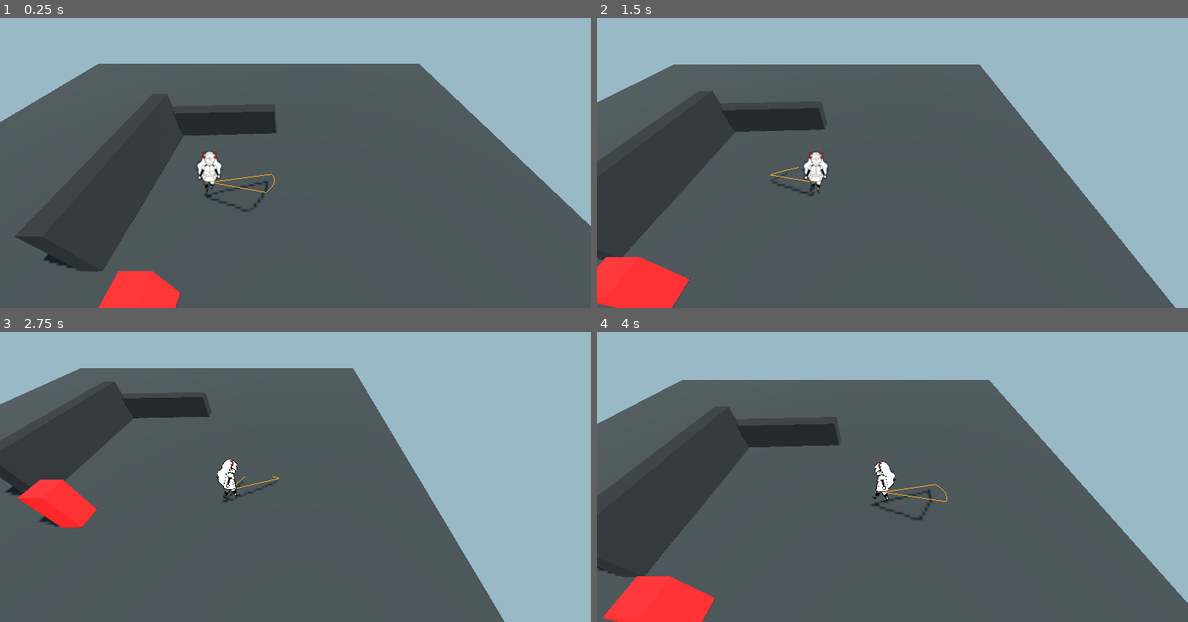
Above: before the commit, frames 1-4 (two rows, left to right).
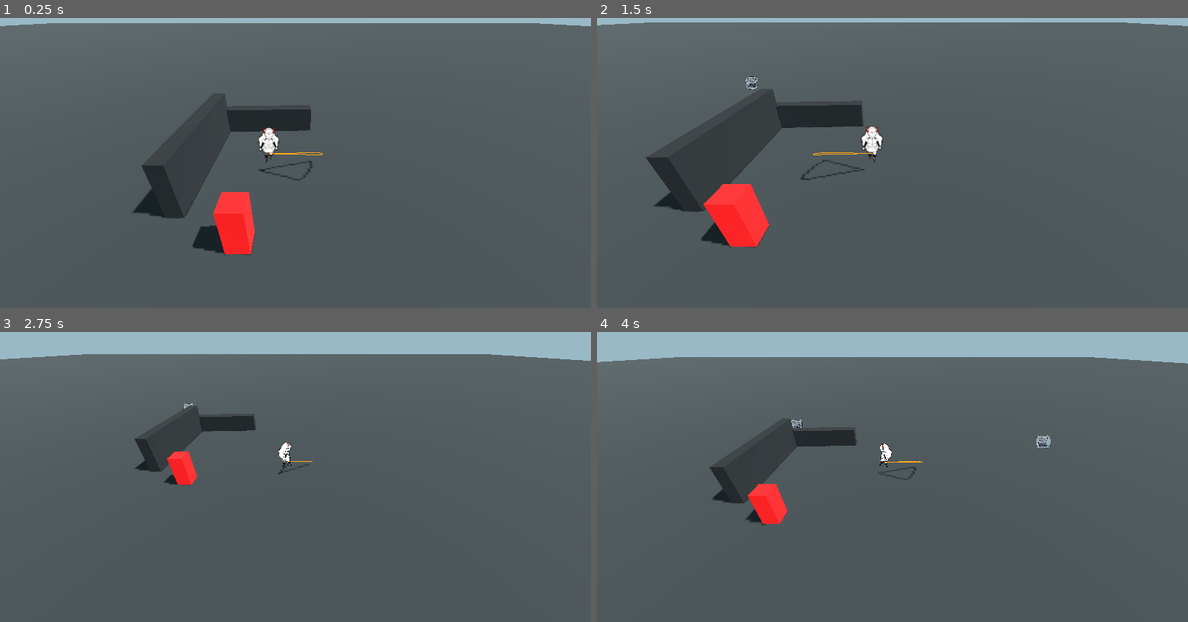
Above: after the commit, the same moments.

Repository: MuriloScalconSantos/GameJamPlus_2026
Game: Godot game, scene res://Scenes/mundo_teste.tscn
The game is run twice, just before and just after one commit, with the same random seed, the same clock (stepped at 60 frames per second) and the same inputs.
Inputs (mouse positions are in pixels of both pictures, inside the frame that each line leads up to):
- Up to frame 1 (0.25 s): no input
- Up to frame 2 (1.5 s): tap Enter at 0.5 s; move the mouse to (1022, 125) at 0.52 s; press the mouse at (1022, 125) at 0.53 s; hold D 0.53-1.28 s; move the mouse to (774, 157) at 1.27 s; release the mouse at (774, 157) at 1.28 s; hold S from 1.28 s (still down); click (774, 157) at 1.35 s
- Up to frame 3 (2.75 s): move the mouse to (354, 384) at 2.02 s; release S at 2.03 s; press the mouse at (354, 384) at 2.03 s; hold D from 2.03 s (still down)
- Up to frame 4 (4 s): move the mouse to (862, 523) at 2.77 s; release D at 2.78 s; release the mouse at (862, 523) at 2.78 s; hold W 2.78-3.53 s; click (862, 523) at 2.85 s; move the mouse to (1069, 506) at 3.52 s; press the mouse at (1069, 506) at 3.53 s; hold A from 3.53 s (still down)

The runs differ from the first frame. In frame 1, 36% of the frame differs, in the area x 0-100%, y 1-100%; in frame 2, 43%; in frame 3, 39%; in frame 4, 35%.

Commit message:
aaaaaa pra karal
pv, inimigo, empurar e camera tudo baby

Diff:
--- a/Scenes/mundo_teste.tscn
+++ b/Scenes/mundo_teste.tscn
@@ -1,6 +1,8 @@
 [gd_scene format=3 uid="uid://c68libqy6s458"]
 
 [ext_resource type="PackedScene" uid="uid://b16475ajm6rpp" path="res://player/Player2.tscn" id="1_ebs18"]
+[ext_resource type="Script" uid="uid://bomer04lukyeq" path="res://spawner.gd" id="2_bmojv"]
+[ext_resource type="PackedScene" uid="uid://dw23kos0nwqal" path="res://inimigo.tscn" id="3_puaij"]
 
 [sub_resource type="Environment" id="Environment_3fsuj"]
 background_mode = 1
@@ -10,8 +12,10 @@
 albedo_color = Color(0.192032, 0.199781, 0.200824, 1)
 
 [sub_resource type="PlaneMesh" id="PlaneMesh_7uiq5"]
+size = Vector2(20, 20)
 
 [sub_resource type="BoxShape3D" id="BoxShape3D_4r3th"]
+size = Vector3(20, 1, 20)
 
 [sub_resource type="StandardMaterial3D" id="StandardMaterial3D_c6p0m"]
 albedo_color = Color(0.145266, 0.145266, 0.145266, 1)
@@ -87,3 +91,8 @@
 
 [node name="CollisionShape3D" type="CollisionShape3D" parent="Ambiente/bloco2/StaticBody3D" unique_id=1136265419]
 shape = SubResource("ConcavePolygonShape3D_ml3pm")
+
+[node name="EnemySpawn" type="Node3D" parent="." node_paths=PackedStringArray("player")]
+script = ExtResource("2_bmojv")
+player = NodePath("../Player")
+enemy_scene = ExtResource("3_puaij")
--- /dev/null
+++ b/Sprites/Slime/SlimeAnimations.tres
@@ -0,0 +1,39 @@
+[gd_resource type="SpriteFrames" format=3]
+
+[ext_resource type="Texture2D" path="res://Sprites/Slime/walk_1.png" id="1_walk1"]
+[ext_resource type="Texture2D" path="res://Sprites/Slime/walk_2.png" id="2_walk2"]
+[ext_resource type="Texture2D" path="res://Sprites/Slime/attack_1.png" id="3_attack1"]
+[ext_resource type="Texture2D" path="res://Sprites/Slime/attack_2.png" id="4_attack2"]
+
+[resource]
+animations = [{
+"frames": [{
+"duration": 1.0,
+"texture": ExtResource("3_attack1")
+}, {
+"duration": 1.0,
+"texture": ExtResource("4_attack2")
+}],
+"loop": false,
+"name": &"attack",
+"speed": 1.666667
+}, {
+"frames": [{
+"duration": 1.0,
+"texture": ExtResource("1_walk1")
+}],
+"loop": true,
+"name": &"idle",
+"speed": 1.0
+}, {
+"frames": [{
+"duration": 1.0,
+"texture": ExtResource("1_walk1")
+}, {
+"duration": 1.0,
+"texture": ExtResource("2_walk2")
+}],
+"loop": true,
+"name": &"walk",
+"speed": 1.8
+}]
--- /dev/null
+++ b/inimigo.gd
@@ -0,0 +1,146 @@
+extends CharacterBody3D
+## Slime: persegue o jogador, pulsa ao andar e dá uma cabeçada telegrafada.
+
+signal cabecada_iniciada
+signal cabecada_terminada(acertou: bool)
+
+@export_group("Movimento")
+@export var speed: float = 3.0
+@export var max_health: float = 10.0
+
+@export_group("Cabeçada")
+@export var attack_range: float = 1.45
+@export var hit_range: float = 1.75
+@export var attack_damage: float = 10.0
+@export var attack_duration: float = 1.2
+@export var attack_cooldown: float = 1.3
+@export var lunge_speed: float = 1.5
+
+var player: CharacterBody3D
+var health: float
+var _attacking := false
+var _attack_time := 0.0
+var _cooldown_left := 0.0
+var _hit_done := false
+var _attack_direction := Vector3.ZERO
+var _walk_time := 0.0
+
+@onready var sprite: AnimatedSprite3D = $Sprite3D
+
+
+func _ready() -> void:
+	health = max_health
+	if player == null:
+		player = get_parent().get_node_or_null("Player") as CharacterBody3D
+	sprite.play(&"walk")
+
+
+func _physics_process(delta: float) -> void:
+	if not is_on_floor():
+		velocity += get_gravity() * delta
+	_cooldown_left = maxf(0.0, _cooldown_left - delta)
+
+	if not is_instance_valid(player):
+		_stop_horizontal()
+		_set_animation(&"idle")
+	elif _attacking:
+		_update_attack(delta)
+	else:
+		var to_player: Vector3 = player.global_position - global_position
+		to_player.y = 0.0
+		var distance: float = to_player.length()
+		_face_player(to_player)
+		if distance <= attack_range:
+			_stop_horizontal()
+			if _cooldown_left <= 0.0:
+				_begin_attack(to_player)
+			else:
+				_set_animation(&"idle")
+		elif distance > 0.01:
+			var direction: Vector3 = to_player / distance
+			velocity.x = direction.x * speed
+			velocity.z = direction.z * speed
+			_set_animation(&"walk")
+			_walk_time += delta * 0.9
+			var pulse: float = sin(_walk_time * TAU)
+			sprite.scale = Vector3(1.0 - pulse * 0.04, 1.0 + pulse * 0.07, 1.0)
+		else:
+			_stop_horizontal()
+			_set_animation(&"idle")
+
+	move_and_slide()
+
+
+func _begin_attack(to_player: Vector3) -> void:
+	_attacking = true
+	_attack_time = 0.0
+	_hit_done = false
+	_attack_direction = to_player.normalized()
+	_stop_horizontal()
+	sprite.scale = Vector3.ONE
+	sprite.speed_scale = 2.0 / maxf(attack_duration, 0.01) / sprite.sprite_frames.get_animation_speed(&"attack")
+	sprite.play(&"attack")
+	cabecada_iniciada.emit()
+
+
+func _update_attack(delta: float) -> void:
+	_attack_time += delta
+	var strike_start: float = attack_duration * 0.5
+	var strike_end: float = attack_duration * 0.8
+	if _attack_time >= strike_start and _attack_time < strike_end:
+		velocity.x = _attack_direction.x * lunge_speed
+		velocity.z = _attack_direction.z * lunge_speed
+	else:
+		_stop_horizontal()
+	if not _hit_done and _attack_time >= attack_duration * 0.62:
+		_hit_done = true
+		cabecada_terminada.emit(_hit_player())
+	if _attack_time >= attack_duration:
+		_attacking = false
+		_cooldown_left = attack_cooldown
+		_stop_horizontal()
+		sprite.speed_scale = 1.0
+		_set_animation(&"idle")
+
+
+func _hit_player() -> bool:
+	if not is_instance_valid(player):
+		return false
+	var separation: Vector3 = player.global_position - global_position
+	separation.y = 0.0
+	if separation.length() > hit_range:
+		return false
+	var health_node: Node = player.get_node_or_null("Health")
+	if health_node == null or not health_node.has_method("receber_dano"):
+		return false
+	var start: Vector3 = global_position + Vector3.UP * 0.6
+	var finish: Vector3 = player.global_position + Vector3.UP * 0.6
+	var ray := PhysicsRayQueryParameters3D.create(start, finish, 1)
+	ray.exclude = [get_rid(), player.get_rid()]
+	if not get_world_3d().direct_space_state.intersect_ray(ray).is_empty():
+		return false
+	health_node.call("receber_dano", attack_damage, global_position)
+	return true
+
+
+func _face_player(to_player: Vector3) -> void:
+	var camera: Camera3D = get_viewport().get_camera_3d()
+	if camera != null and to_player.length_squared() > 0.001:
+		sprite.flip_h = camera.global_basis.x.dot(to_player) < 0.0
+
+
+func _set_animation(name: StringName) -> void:
+	if sprite.animation != name or not sprite.is_playing():
+		sprite.scale = Vector3.ONE
+		sprite.play(name)
+
+
+func _stop_horizontal() -> void:
+	velocity.x = 0.0
+	velocity.z = 0.0
+
+
+func receber_dano(amount: float, _origin: Vector3) -> void:
+	health -= amount
+	if health <= 0.0:
+		queue_free()
--- /dev/null
+++ b/inimigo.tscn
@@ -0,0 +1,23 @@
+[gd_scene format=3 uid="uid://dw23kos0nwqal"]
+
+[ext_resource type="Script" uid="uid://eriwec7ura2d" path="res://inimigo.gd" id="1_a202f"]
+[ext_resource type="SpriteFrames" path="res://Sprites/Slime/SlimeAnimations.tres" id="2_slime"]
+
+[sub_resource type="BoxShape3D" id="BoxShape3D_bhunq"]
+size = Vector3(1.05, 1.15, 0.8)
+
+[node name="Inimigo" type="CharacterBody3D" unique_id=1116121820 groups=["inimigos"]]
+collision_layer = 2
+collision_mask = 3
+script = ExtResource("1_a202f")
+
+[node name="Sprite3D" type="AnimatedSprite3D" parent="." unique_id=856740404]
+position = Vector3(0, 0.63, 0)
+pixel_size = 0.0055
+billboard = 1
+sprite_frames = ExtResource("2_slime")
+animation = &"walk"
+
+[node name="CollisionShape3D" type="CollisionShape3D" parent="." unique_id=1976061144]
+position = Vector3(0, 0.575, 0)
+shape = SubResource("BoxShape3D_bhunq")
--- a/player/Player2.tscn
+++ b/player/Player2.tscn
@@ -4,6 +4,7 @@
 [ext_resource type="SpriteFrames" uid="uid://fsi5acaksxi7" path="res://Sprites/PlayerDirectionalAnimations.tres" id="2_iflxx"]
 [ext_resource type="Script" uid="uid://bl7bie1qhykdt" path="res://player/camera_3d.gd" id="3_iflxx"]
 [ext_resource type="Script" uid="uid://cn8g2etujq8n6" path="res://player/combat.gd" id="4_combat"]
+[ext_resource type="Script" path="res://player/health.gd" id="5_health"]
 
 [sub_resource type="BoxShape3D" id="BoxShape3D_4r3th"]
 
@@ -21,8 +22,11 @@
 animation = &"idle_down"
 
 [node name="Camera3D" type="Camera3D" parent="." unique_id=1458957469]
-transform = Transform3D(1, 0, 0, 0, 0.98264194, 0.18551251, 0, -0.18551251, 0.98264194, 4, 3.5913415, 9.510512)
+transform = Transform3D(1, 0, 0, 0, 1, 0, 0, 0, 1, 1.5, 0.5, 12)
 script = ExtResource("3_iflxx")
 
 [node name="Combat" type="Node3D" parent="." unique_id=205527198]
 script = ExtResource("4_combat")
+
+[node name="Health" type="Node" parent="."]
+script = ExtResource("5_health")
--- a/player/camera_3d.gd
+++ b/player/camera_3d.gd
@@ -1,9 +1,10 @@
 extends Camera3D
 ## Câmera com seguimento por mola (delay + momentum).
-## Espelha o offset X (ex.: 1.30 -> -1.30) quando o jogador vira para a esquerda.
+## Espelha o offset X quando o jogador vira para a esquerda.
+## Se afasta do jogador depois de andar por um tempo contínuo.
 ## Mantenha a Camera3D como filha do jogador: o script a desacopla sozinho.
-## A posição/ângulo que você deixar no editor define o offset e a rotação fixa
-## (o offset do editor corresponde ao jogador olhando para a DIREITA).
+## A posição/ângulo definidos no editor determinam o offset e a rotação fixa.
+## O offset do editor corresponde ao jogador olhando para a DIREITA.
 
 # ---------------------------------------------------------------------------
 # ALVO
@@ -16,48 +17,64 @@
 # MOLA
 # ---------------------------------------------------------------------------
 @export_group("Mola")
-## Menor = mais delay e mais "preguiçosa". Maior = mais colada no jogador.
+## Menor = mais delay. Maior = acompanha mais rapidamente.
 @export var follow_frequency: float = 5.0
-## Frequência do eixo vertical (maior evita lag exagerado em rampas e quedas).
+## Frequência do eixo vertical.
 @export var vertical_frequency: float = 8.0
-## 1.0 = sem oscilação. Abaixo de 1.0 a câmera "passa do ponto" e volta (efeito mola).
+## 1.0 = sem oscilação. Abaixo de 1.0 permite efeito de mola.
 @export_range(0.1, 2.0) var damping_ratio: float = 0.75
 
 # ---------------------------------------------------------------------------
 # ESPELHAMENTO HORIZONTAL
 # ---------------------------------------------------------------------------
 @export_group("Espelhamento")
-## Espelha o offset X do editor ao virar para a esquerda (1.30 -> -1.30).
+## Espelha o offset X do editor ao virar para a esquerda.
 @export var mirror_offset: bool = true
-## Velocidade da troca de lado. Menor = troca mais lenta e suave.
+## Velocidade da troca de lado.
 @export var flip_smoothing: float = 6.0
-## Deslocamento extra em X na direção em que o jogador olha (0 = só espelha o offset).
+## Deslocamento extra em X na direção em que o jogador olha.
 @export var facing_offset: float = 0.0
 
 # ---------------------------------------------------------------------------
 # ANTECIPAÇÃO
 # ---------------------------------------------------------------------------
 @export_group("Antecipação")
-## A câmera mira à frente na direção do movimento (0 desliga).
+## A câmera se adianta na direção do movimento. Zero desliga.
 @export var look_ahead: float = 0.15
 ## Distância máxima da antecipação.
 @export var look_ahead_max: float = 1.0
 
 # ---------------------------------------------------------------------------
+# AFASTAMENTO
+# ---------------------------------------------------------------------------
+@export_group("Afastamento")
+## Segundos andando sem parar antes da câmera começar a se afastar.
+@export var pull_delay: float = 1.0
+## Quanto a câmera se afasta (distância extra para trás).
+@export var pull_distance: float = 3.0
+## Velocidade horizontal mínima para contar como "andando".
+@export var move_speed_threshold: float = 0.5
+## Velocidade do afastamento (maior = mais rápido).
+@export var pull_out_smoothing: float = 2.0
+## Velocidade da volta ao normal ao parar.
+@export var pull_in_smoothing: float = 4.0
+
+# ---------------------------------------------------------------------------
 # FOV
 # ---------------------------------------------------------------------------
 @export_group("FOV")
-## Quanto o FOV aumenta na velocidade máxima (0 desliga).
-@export var fov_boost: float = 6.0
-## Velocidade que corresponde ao FOV máximo (use o run_speed do jogador).
-@export var speed_reference: float = 9.0
+## Quanto o FOV aumenta na velocidade de referência. Zero desliga.
+## Só age depois do afastamento (após pull_delay andando).
+@export var fov_boost: float = 40.0
+## Use a velocidade de corrida do jogador.
+@export var speed_reference: float = 20.0
 @export var fov_smoothing: float = 4.0
 
 # ---------------------------------------------------------------------------
 # IMPACTO
 # ---------------------------------------------------------------------------
 @export_group("Impacto")
-## Quanto a câmera afunda ao pousar (0 desliga). Precisa do sinal "landed" no jogador.
+## Quanto a câmera afunda ao pousar. Precisa do sinal "landed".
 @export var landing_kick: float = 0.6
 @export var landing_kick_max: float = 6.0
 
@@ -67,22 +84,29 @@
 var _offset: Vector3 = Vector3.ZERO
 var _velocity: Vector3 = Vector3.ZERO
 var _base_fov: float = 75.0
-var _facing_sign: float = 1.0     # alvo: 1 = direita, -1 = esquerda
-var _facing_current: float = 1.0  # valor suavizado entre 1 e -1
+var _facing_sign: float = 1.0
+var _facing_current: float = 1.0
+var _move_time: float = 0.0
+var _pull_amount: float = 0.0
+var _back_direction: Vector3 = Vector3.BACK
 
 
 func _ready() -> void:
 	if target == null:
 		target = get_parent() as Node3D
+
 	if target == null:
 		push_warning("CameraFollow: nenhum alvo encontrado.")
 		set_process(false)
 		return
 
-	# Guarda a posição/ângulo definidos no editor antes de desacoplar do pai.
+	# Guarda a posição e o ângulo antes de desacoplar do pai.
 	var start_transform: Transform3D = global_transform
 	_offset = global_position - target.global_position
 
+	# Direção "para trás" da câmera (usada no afastamento).
+	_back_direction = start_transform.basis.z.normalized()
+
 	top_level = true
 	global_transform = start_transform
 
@@ -90,35 +114,81 @@
 
 	if target.has_signal(&"landed"):
 		target.connect(&"landed", _on_target_landed)
+
 	if target.has_signal(&"facing_changed"):
 		target.connect(&"facing_changed", _on_target_facing_changed)
 	else:
-		push_warning("CameraFollow: o alvo não tem o sinal 'facing_changed'; o espelhamento não vai funcionar.")
+		push_warning(
+			"CameraFollow: o alvo não tem o sinal 'facing_changed'; "
+			+ "o espelhamento não vai funcionar."
+		)
 
 
 func _process(delta: float) -> void:
-	delta = minf(delta, 0.05)  # evita instabilidade da mola em travadas
+	delta = minf(delta, 0.05)
 
 	var target_velocity: Vector3 = Vector3.ZERO
+
 	if target is CharacterBody3D:
 		target_velocity = (target as CharacterBody3D).velocity
-	var horizontal_velocity: Vector3 = Vector3(target_velocity.x, 0.0, target_velocity.z)
-
-	# Suaviza a troca de lado (1 -> -1) e monta o offset espelhado
-	_facing_current = lerpf(_facing_current, _facing_sign, 1.0 - exp(-flip_smoothing * delta))
-	var current_offset: Vector3 = _get_mirrored_offset(_facing_current)
-
-	# Posição desejada: alvo + offset espelhado + antecipação na direção do movimento
-	var lead: Vector3 = (horizontal_velocity * look_ahead).limit_length(look_ahead_max)
-	var desired: Vector3 = target.global_position + current_offset + lead
-
-	# Mola amortecida: aceleração = -k * deslocamento - c * velocidade
+
+	var horizontal_velocity: Vector3 = Vector3(
+		target_velocity.x,
+		0.0,
+		target_velocity.z
+	)
+
+	# Cronômetro de movimento contínuo: zera ao parar.
+	if horizontal_velocity.length() > move_speed_threshold:
+		_move_time += delta
+	else:
+		_move_time = 0.0
+
+	# Só se afasta depois de pull_delay segundos andando.
+	var pull_target: float = 1.0 if _move_time >= pull_delay else 0.0
+	var pull_smoothing: float = (
+		pull_out_smoothing if pull_target > _pull_amount
+		else pull_in_smoothing
+	)
+
+	_pull_amount = lerpf(
+		_pull_amount,
+		pull_target,
+		1.0 - exp(-pull_smoothing * delta)
+	)
+
+	# Suaviza a troca de lado.
+	_facing_current = lerpf(
+		_facing_current,
+		_facing_sign,
+		1.0 - exp(-flip_smoothing * delta)
+	)
+
+	var current_offset: Vector3 = _get_mirrored_offset(
+		_facing_current
+	)
+
+	# Antecipa a câmera na direção do movimento.
+	var lead: Vector3 = (
+		horizontal_velocity * look_ahead
+	).limit_length(look_ahead_max)
+
+	# Afastamento extra, aplicado só depois do atraso.
+	var pull: Vector3 = _back_direction * pull_distance * _pull_amount
+
+	var desired: Vector3 = (
+		target.global_position + current_offset + lead + pull
+	)
+
+	# Mola amortecida: controla o acompanhamento da câmera.
 	var k_h: float = follow_frequency * follow_frequency
 	var c_h: float = 2.0 * damping_ratio * follow_frequency
+
 	var k_v: float = vertical_frequency * vertical_frequency
 	var c_v: float = 2.0 * damping_ratio * vertical_frequency
 
 	var displacement: Vector3 = global_position - desired
+
 	var acceleration: Vector3 = Vector3(
 		-k_h * displacement.x - c_h * _velocity.x,
 		-k_v * displacement.y - c_v * _velocity.y,
@@ -128,29 +198,55 @@
 	_velocity += acceleration * delta
 	global_position += _velocity * delta
 
-	# FOV aumenta com a velocidade
-	var speed_ratio: float = clampf(horizontal_velocity.length() / speed_reference, 0.0, 1.0)
-	var target_fov: float = _base_fov + fov_boost * speed_ratio
-	fov = lerpf(fov, target_fov, 1.0 - exp(-fov_smoothing * delta))
-
-
-## Offset do editor com o X espelhado conforme o lado (1 = direita, -1 = esquerda).
+	# FOV aumenta com a velocidade, mas só após o afastamento.
+	var speed_ratio: float = clampf(
+		horizontal_velocity.length() / speed_reference,
+		0.0,
+		5.0
+	)
+
+	var target_fov: float = (
+		_base_fov + fov_boost * speed_ratio * _pull_amount
+	)
+
+	fov = lerpf(
+		fov,
+		target_fov,
+		1.0 - exp(-fov_smoothing * delta)
+	)
+
+
+## Offset do editor com X espelhado conforme o lado.
 func _get_mirrored_offset(side: float) -> Vector3:
-	var x: float = _offset.x * (side if mirror_offset else 1.0)
+	var x: float = _offset.x * (
+		side if mirror_offset else 1.0
+	)
+
 	x += facing_offset * side
+
 	return Vector3(x, _offset.y, _offset.z)
 
 
 func _on_target_landed(impact_speed: float) -> void:
-	_velocity.y -= clampf(impact_speed * landing_kick, 0.0, landing_kick_max)
+	_velocity.y -= clampf(
+		impact_speed * landing_kick,
+		0.0,
+		landing_kick_max
+	)
 
 
 func _on_target_facing_changed(facing_right: bool) -> void:
 	_facing_sign = 1.0 if facing_right else -1.0
 
 
-## Teleporta a câmera para a posição ideal sem mola (use ao dar respawn).
+## Teleporta a câmera para a posição ideal sem mola.
 func snap_to_target() -> void:
 	_velocity = Vector3.ZERO
 	_facing_current = _facing_sign
-	global_position = target.global_position + _get_mirrored_offset(_facing_current)
+	_move_time = 0.0
+	_pull_amount = 0.0
+
+	global_position = (
+		target.global_position
+		+ _get_mirrored_offset(_facing_current)
+	)
--- /dev/null
+++ b/player/health.gd
@@ -0,0 +1,30 @@
+extends Node
+## Vida independente da movimentação e da câmera do jogador.
+
+signal health_changed(current: float, maximum: float)
+signal died
+
+@export var max_health: float = 100.0
+var health: float
+var _flash_tween: Tween
+
+@onready var sprite: SpriteBase3D = get_parent().get_node_or_null("Sprite3D") as SpriteBase3D
+
+
+func _ready() -> void:
+	health = max_health
+
+
+func receber_dano(amount: float, _origin: Vector3) -> void:
+	if health <= 0.0:
+		return
+	health = maxf(0.0, health - amount)
+	health_changed.emit(health, max_health)
+	if sprite != null:
+		if _flash_tween != null and _flash_tween.is_running():
+			_flash_tween.kill()
+		sprite.modulate = Color(1.0, 0.4, 0.4)
+		_flash_tween = create_tween()
+		_flash_tween.tween_property(sprite, "modulate", Color.WHITE, 0.25)
+	if health <= 0.0:
+		died.emit()
--- /dev/null
+++ b/spawner.gd
@@ -0,0 +1,47 @@
+extends Node3D
+## Instancia inimigos ao redor do jogador em intervalos regulares.
+
+@export var player: CharacterBody3D
+@export var enemy_scene: PackedScene
+@export_range(0.1, 60.0, 0.1) var spawn_cooldown: float = 1.0
+@export var min_radius: float = 15.0
+@export var max_radius: float = 30.0
+
+var _spawn_counter: float = 0.0
+
+
+func _ready() -> void:
+	if player == null:
+		player = get_parent().get_node_or_null("Player") as CharacterBody3D
+	if player == null or enemy_scene == null:
+		push_warning("Spawner: configure o Player e a cena do inimigo.")
+
+
+func _process(delta: float) -> void:
+	if not is_instance_valid(player) or enemy_scene == null:
+		return
+	_spawn_counter += delta
+	if _spawn_counter >= spawn_cooldown:
+		_spawn_counter -= spawn_cooldown
+		spawn_enemy_in_radius()
+
+
+func spawn_enemy_in_radius() -> CharacterBody3D:
+	if not is_inside_tree() or not is_instance_valid(player) or enemy_scene == null:
+		return null
+
+	var angle: float = randf_range(0.0, TAU)
+	var radius: float = randf_range(min_radius, max_radius)
+	var offset := Vector3(cos(angle) * radius, 0.0, sin(angle) * radius)
+	var spawn_position: Vector3 = player.global_position + offset
+
+	var enemy: CharacterBody3D = enemy_scene.instantiate() as CharacterBody3D
+	if enemy == null:
+		push_error("Spawner: a cena do inimigo precisa ter CharacterBody3D na raiz.")
+		return null
+
+	if "player" in enemy:
+		enemy.set("player", player)
+	get_parent().add_child(enemy)
+	enemy.global_position = spawn_position
+	return enemy
Binary file added: Sprites/Slime/attack_1.png
Not shown, added: Sprites/Slime/attack_1.png.import
Binary file added: Sprites/Slime/attack_2.png
Not shown, added: Sprites/Slime/attack_2.png.import
Binary file added: Sprites/Slime/source_attack.png
Not shown, added: Sprites/Slime/source_attack.png.import
Binary file added: Sprites/Slime/source_walk.png
Not shown, added: Sprites/Slime/source_walk.png.import
Binary file added: Sprites/Slime/walk_1.png
Not shown, added: Sprites/Slime/walk_1.png.import
Binary file added: Sprites/Slime/walk_2.png
Not shown, added: Sprites/Slime/walk_2.png.import
(and 3 more such lines)
